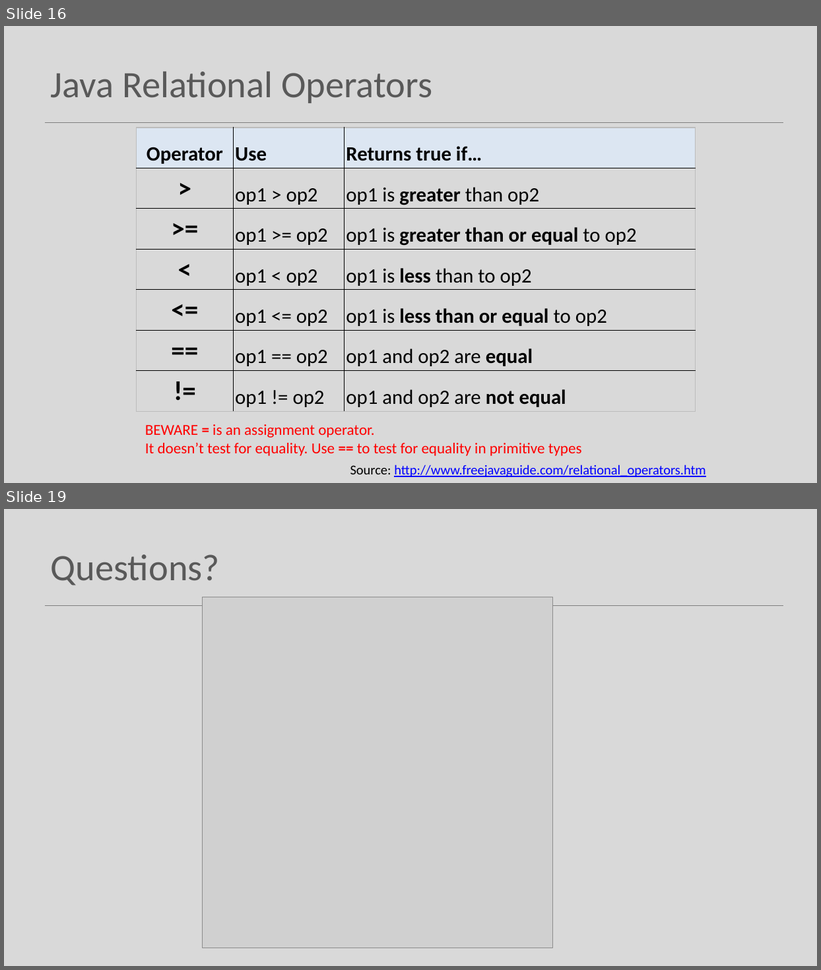
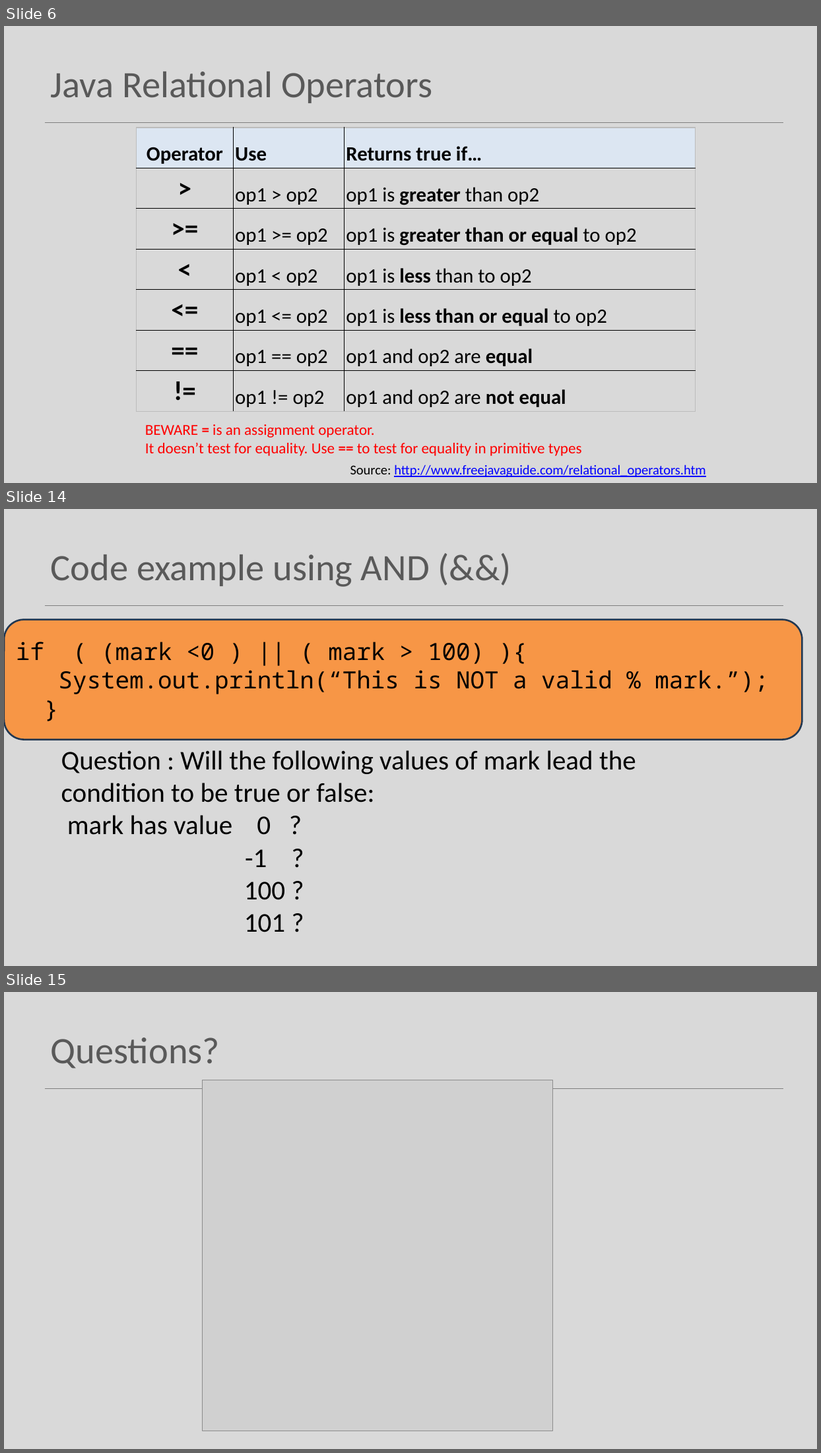
Before and after one commit to Programming-Fundamentals-SETU/prog-fund-1-sept-25, a slide deck: topic04-selection/unit-1/talk-3/c-boolean-cond.pptx. Shown one above the other, each under a label of ours: slides 16 and 19 before the commit, slides 6, 14 and 15 after it; the slides between them are not shown. The pictures are 821x970 and 821x1453 pixels, drawn with LibreOffice and Linux fonts; fonts in the diff are those of the drawing; grey boxes stand for pictures. Boxes give left, top, right and bottom in pixels: in the first picture for what was removed or moved away, otherwise in the second. Text is boxed around its words. In the diff, an @@ line names an element or a change of style, - is before the commit and + after.

```diff
--- a/topic04-selection/unit-1/talk-3/c-boolean-cond.pptx
+++ b/topic04-selection/unit-1/talk-3/c-boolean-cond.pptx
@@ slide 14 added at [4,509,817,966], background #D9D9D9; not listed: 1 template element that a slide beside it also shows @@
@@ title added at [51,555,430,587], 44 pt, text #595959 @@
+Code example using AND (&&)
@@ rounded rectangle added at [4,619,803,739], fill #F79646, outline #233953 2 pt, 28 pt, text #000000 @@
+if ( (mark <0 ) || ( mark > 100) ){
+System.out.println(“This is NOT a valid % mark.”);
+}
@@ text added at [61,751,636,933], 32 pt, text #000000 @@
+Question : Will the following values of mark lead the condition to be true or false:
+mark has value 0 ?
+-1 ?
+100 ?
+101 ?
@@ what was slide 16 is now slide 6 @@
@@ what was slide 19 is now slide 15 @@
```
Also in this commit, not shown: 2 slides changed, 10 other slides added, 15 slides removed, 4 other files.
